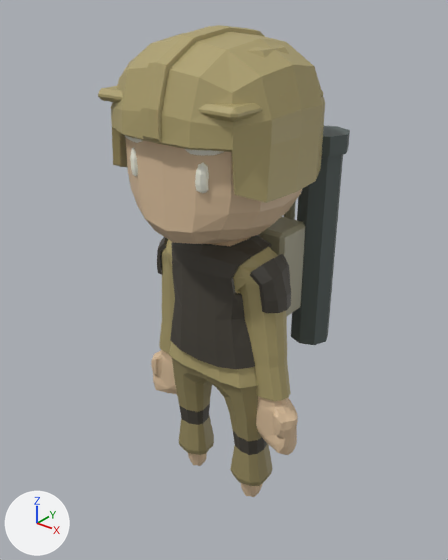
The Blender file SourceArt/Characters/RecruitMortar.blend, before and after one commit.
Camera for both pictures: a 50 mm lens placed at (2.32, -2.86, 3.49), pointed at (-0.05, 0.1, 1.66). The lights are fixed; the arrows at lower left show +X, +Y and +Z. The first picture is the older version.

The older version as bpy lines, for what is in view:
```python
me_cube = bpy.data.meshes.new('Cube')
me_cube.from_pydata(...)  # 24 vertices, 26 faces; spans x -0.33..0.33, y -0.15..0.15, z -0.325..0.325
me_cube.materials.append(mat_recruit_webbing)  # yellow #9e997e
me_cube_001 = bpy.data.meshes.new('Cube.001')
me_cube_001.from_pydata(...)  # 1515 vertices, 1510 faces; spans x -0.65..0.65, y -0.58..0.57, z -0.02..3.27
# faces by material slot: [510, 226, 260, 154, 160, 200]
me_cube_001.materials.append(mat_recruit_mortar_skin)  # beige #ddc09e
me_cube_001.materials.append(mat_recruit_mortar_uniform)  # yellow #afa26f
me_cube_001.materials.append(mat_recruit_leather)  # dark grey #48443a
me_cube_001.materials.append(mat_recruit_mortar_trousers)  # yellow #95895e
me_cube_001.materials.append(mat_recruit_eyes)  # white #f1f1e2
me_cube_001.materials.append(mat_recruit_mortar_uniform)  # yellow #afa26f
me_cylinder_001 = bpy.data.meshes.new('Cylinder.001')
me_cylinder_001.from_pydata(...)  # an 8-sided cylinder along z spanning x -0.17..0.17, y -0.17..0.17, z -0.06..0.06
me_cylinder_001.materials.append(mat_recruit_gunmetal)  # dark grey #525d5b
ob_body = bpy.data.objects.new('Body', me_cube_001)
ob_body.location = (0.0, 0.0, 0.0)
ob_field_pack = bpy.data.objects.new('Field pack', me_cube)
ob_field_pack.location = (0.0, 0.37, 1.72)
ob_mortar_muzzle_rim = bpy.data.objects.new('Mortar muzzle rim', me_cylinder_001)
ob_mortar_muzzle_rim.location = (0.34, 0.62, 2.57)
ob_mortar_muzzle_rim.rotation_euler = (0.0, 0.0, -3.142)  # degrees (0, 0, -180)
# also in view: 'Mortar tube' at (0.34, 0.62, 1.86); 'Helmet brim' at (0.0, -0.08, 2.91)
```
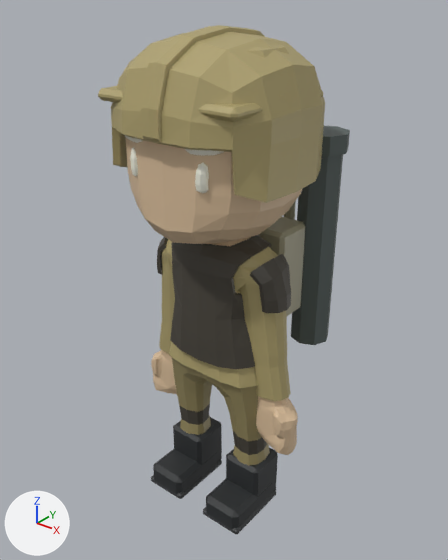
Boxes (x1, y1, x2, y2) around the edits, measured in the pictures (448 x 560 px):
'Body', reshaped (8% taller)
    before: (111, 25, 325, 497)
    after: (111, 25, 325, 534)
part 1 of me_cube_001, added
    after: (226, 448, 278, 497)
part 2 of me_cube_001, added
    after: (206, 479, 272, 529)
part 3 of me_cube_001, added
    after: (203, 490, 276, 534)
part 4 of me_cube_001, added
    after: (173, 417, 222, 464)
part 5 of me_cube_001, added
    after: (153, 449, 217, 494)
part 6 of me_cube_001, added
    after: (151, 459, 222, 499)
part 7 of me_cube_001, recoloured
    before: (188, 453, 262, 497)
part 8 of me_cube_001, recoloured
    before: (179, 442, 272, 486)

The change, as a diff of the scene's bpy script:
```diff
--- a/SourceArt/Characters/RecruitMortar.blend.py
+++ b/SourceArt/Characters/RecruitMortar.blend.py
@@ mat_recruit_bootsoles @@
+mat_recruit_bootsoles = principled_material('Recruit_BootSoles')
+mat_recruit_bootsoles.base_color = (0.045, 0.048, 0.05)  # dark grey #3c3e3f
@@ mat_recruit_combatboots @@
+mat_recruit_combatboots = principled_material('Recruit_CombatBoots')
+mat_recruit_combatboots.base_color = (0.025, 0.028, 0.03)  # dark grey #2c2f30
@@ me_cube_001 @@
 # used by ob_body; location = (0.0, 0.0, 0.0)
-me_cube_001.from_pydata(...)  # 1515 vertices, 1510 faces; spans x -0.65..0.65, y -0.58..0.57, z -0.02..3.27
+me_cube_001.from_pydata(...)  # 1659 vertices, 1666 faces; spans x -0.65..0.65, y -0.58..0.57, z -0.02..3.27
+# me_cube_001 part 1: a new loose piece of 24 vertices spanning x 0.12..0.41, y -0.11..0.18, z 0.0..0.39, in mat_recruit_combatboots (dark grey #2c2f30)
+# me_cube_001 part 2: a new loose piece of 24 vertices spanning x 0.11..0.41, y -0.35..0.13, z -0.01..0.17, in mat_recruit_combatboots (dark grey #2c2f30)
+# me_cube_001 part 3: a new loose piece of 24 vertices spanning x 0.1..0.42, y -0.35..0.15, z -0.02..0.03, in mat_recruit_bootsoles (dark grey #3c3e3f)
+# me_cube_001 part 4: a new loose piece of 24 vertices spanning x -0.41..-0.12, y -0.11..0.18, z 0.0..0.39, in mat_recruit_combatboots (dark grey #2c2f30)
+# me_cube_001 part 5: a new loose piece of 24 vertices spanning x -0.41..-0.11, y -0.35..0.13, z -0.01..0.17, in mat_recruit_combatboots (dark grey #2c2f30)
+# me_cube_001 part 6: a new loose piece of 24 vertices spanning x -0.42..-0.1, y -0.35..0.15, z -0.02..0.03, in mat_recruit_bootsoles (dark grey #3c3e3f)
+# me_cube_001 part 7: 64 faces spanning x -0.35..0.35, y -0.04..0.12, z -0.02..0.17 switch from mat_recruit_mortar_skin (beige #ddc09e) to mat_recruit_leather (dark grey #48443a)
+# me_cube_001 part 8: 48 faces spanning x -0.4..0.4, y -0.11..0.18, z 0.17..0.24 switch from mat_recruit_mortar_trousers (yellow #95895e) to mat_recruit_leather (dark grey #48443a)
 me_cube_001.materials.append(mat_recruit_mortar_uniform)
 me_cube_001.materials.append(mat_recruit_eyes)
-me_cube_001.materials.append(mat_recruit_mortar_uniform)
+me_cube_001.materials.append(mat_recruit_combatboots)  # dark grey #2c2f30
+me_cube_001.materials.append(mat_recruit_bootsoles)  # dark grey #3c3e3f
```
